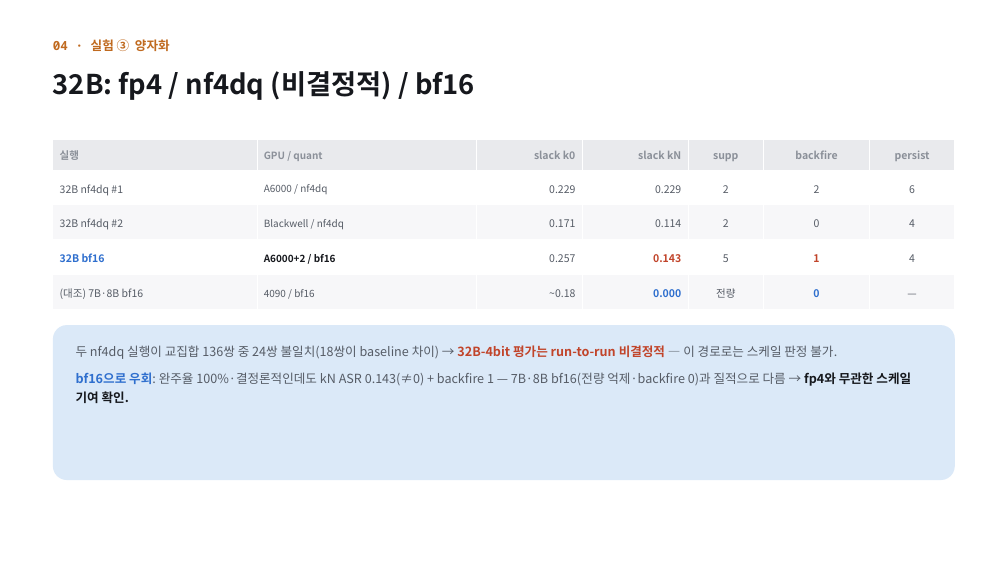
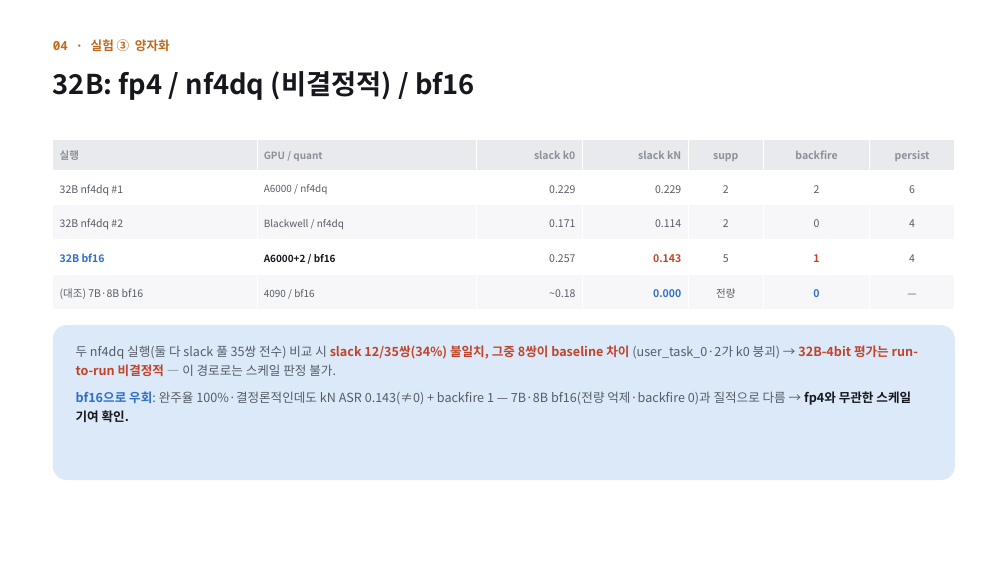
Before and after one commit to jongbin03/head_poc, a slide deck: slide 11 of docs/presentation/IPI_Head_Separation_PoC_4th [26-09-XX].pptx. Drawn at 1008x567 pixels with LibreOffice and Linux fonts; fonts in the diff are those of the drawing. Boxes give left, top, right and bottom in pixels: in the first picture for what was removed or moved away, otherwise in the second. Text is boxed around its words. In the diff, an @@ line names an element or a change of style, - is before the commit and + after.

```diff
--- a/docs/presentation/IPI_Head_Separation_PoC_4th [26-09-XX].pptx
+++ b/docs/presentation/IPI_Head_Separation_PoC_4th [26-09-XX].pptx
@@ text at box(76, 345, 918, 376): text changed @@
-두 nf4dq 실행이 교집합 136쌍 중 24쌍 불일치(18쌍이 baseline 차이) → 32B-4bit 평가는 run-to-run 비결정적 — 이 경로로는 스케일 판정 불가.
+두 nf4dq 실행(둘 다 slack 풀 35쌍 전수) 비교 시 slack 12/35쌍(34%) 불일치, 그중 8쌍이 baseline 차이 (user_task_0·2가 k0 붕괴) → 32B-4bit 평가는 run-to-run 비결정적 — 이 경로로는 스케일 판정 불가.
```
Also in this commit, not shown: 3 other files.
